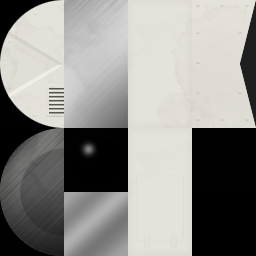
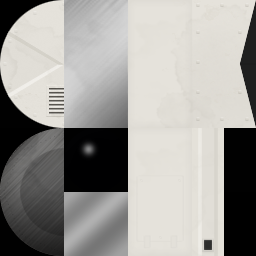
Revision of a layered 256 × 256 image; what changed, layer by layer:
added layer "Layer 49" above "dirt" over (202, 238, 214, 254)
added layer "dirt" (44%) above "Layer 44" over (192, 128, 224, 256)
added layer "Layer 44" above "Layer 43" over (198, 128, 218, 256)
added layer "Layer 43" above "Layer 42" over (200, 128, 216, 256)
added layer "Layer 42" above "Layer 41" over (192, 128, 224, 256)
added layer "Layer 41" above "Shape 1 copy 4" over (192, 128, 224, 256)
